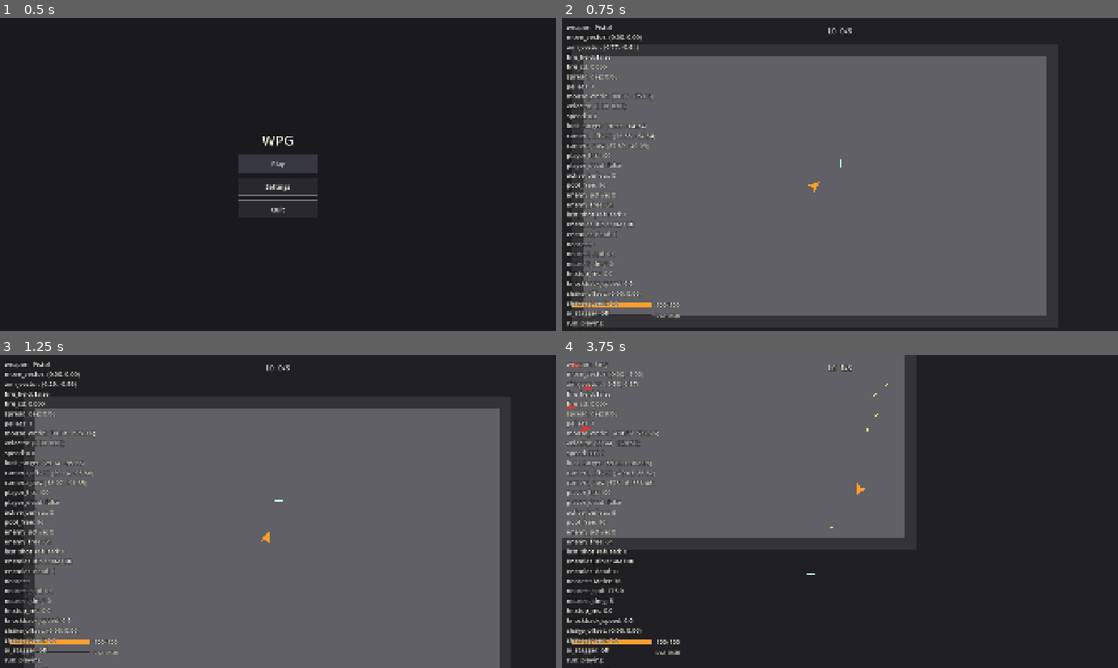
Above: before the commit, frames 1-4 (two rows, left to right).
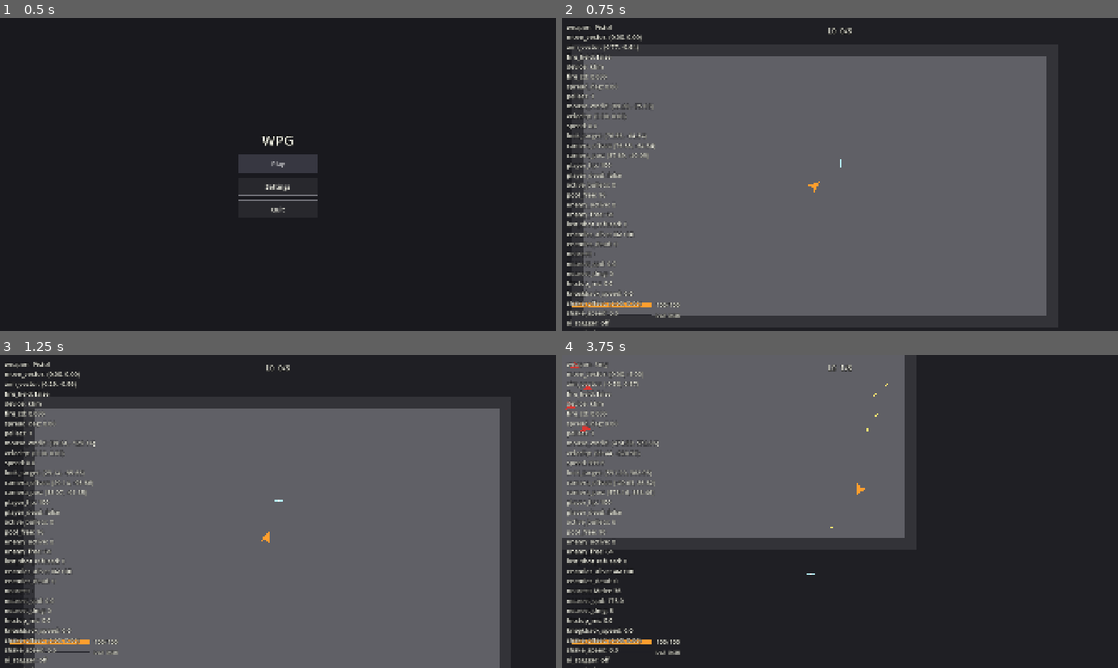
Above: after the commit, the same moments.

Repository: ZhiH2333/WPG
Game: Godot game, scene res://ui/main_menu.tscn
Same seed, same stepped clock (60 frames per second), same inputs: the game is played once before the commit and once after it.
Inputs (mouse positions are in pixels of both pictures, inside the frame that each line leads up to):
- Up to frame 1 (0.5 s): no input
- Up to frame 2 (0.75 s): click "Play" at 0.5 s
- Up to frame 3 (1.25 s): no input
- Up to frame 4 (3.75 s): tap Enter (ui_accept) at 1.25, 1.52, 2.27 s; move the mouse to (962, 495) at 1.27 s; press the mouse at (962, 495) at 1.28 s; hold D (move_right) 1.28-2.03 s; tap 4 (weapon_smg) at 1.55, 2.1 s; move the mouse to (728, 527) at 2.02 s; release the mouse at (728, 527) at 2.03 s; hold S (move_down) 2.03-2.78 s; tap G at 2.3, 2.85 s; move the mouse to (895, 442) at 2.77 s; press the mouse at (895, 442) at 2.78 s; hold D (move_right) 2.78-3.53 s; move the mouse to (812, 574) at 3.52 s; release the mouse at (812, 574) at 3.53 s; hold W (move_up) from 3.53 s (still down); click (812, 574) at 3.6 s

Frame 1 is identical in both runs. In frame 2, 2.3% of the frame differs, in the area x 0-17%, y 14-100%; in frame 3, 2.4%; in frame 4, 2.5%, in the area x 0-18%, y 14-100%.

Commit message:
:sparkles: basic support for controllers

Diff:
--- a/debug/debug_overlay.gd
+++ b/debug/debug_overlay.gd
@@ -86,11 +86,12 @@
 	var fps: int = Engine.get_frames_per_second()
 	var velocity: Vector2 = _read_velocity()
 	var weapon: Weapon = _read_weapon()
-	return "weapon: %s\nmove_vector: %s\naim_vector: %s\nfire_held: %s\nfire_cd: %.3f\nspread_deg: %.2f\npellets …(701 unchanged characters)…
+	return "weapon: %s\nmove_vector: %s\naim_vector: %s\nfire_held: %s\ndevice: %s\nfire_cd: %.3f\nspread_deg: %.2f\npellets …(701 unchanged characters)…
 		_read_weapon_name(weapon),
 		_format_vector(_player_input.move_vector),
 		_format_vector(_player_input.aim_vector),
 		_player_input.fire_held,
+		_read_device_label(),
 		_read_fire_cooldown(weapon),
 		_read_spread(weapon),
 		_read_pellets(weapon),
@@ -149,6 +150,14 @@
 		return "-"
 	return weapon.get_display_name()
 
+func _read_device_label() -> String:
+	if _player_input == null:
+		return "kbm"
+	var id: int = _player_input.get_device_id()
+	if id < 0:
+		return "kbm"
+	return "pad%d" % id
+
 func _read_velocity() -> Vector2:
 	if _player == null:
 		return Vector2.ZERO
--- /dev/null
+++ b/debug/test_gamepad.gd
@@ -0,0 +1,50 @@
+extends Node
+
+## 手柄调试工具：运行 combat_sandbox 后按 G 切换显示。
+var _enabled: bool = false
+var _label: Label
+
+func _ready() -> void:
+	_label = Label.new()
+	_label.position = Vector2(400, 20)
+	add_child(_label)
+	_label.visible = false
+
+func _unhandled_input(event: InputEvent) -> void:
+	if event is InputEventKey:
+		var key: InputEventKey = event as InputEventKey
+		if key.pressed and key.keycode == KEY_G:
+			_enabled = not _enabled
+			_label.visible = _enabled
+			get_viewport().set_input_as_handled()
+
+func _process(_delta: float) -> void:
+	if not _enabled:
+		return
+	var pads: Array[int] = Input.get_connected_joypads()
+	if pads.is_empty():
+		_label.text = "没有连接手柄"
+		return
+	var id: int = pads[0]
+	var left_x: float = Input.get_joy_axis(id, JOY_AXIS_LEFT_X)
+	var left_y: float = Input.get_joy_axis(id, JOY_AXIS_LEFT_Y)
+	var right_x: float = Input.get_joy_axis(id, JOY_AXIS_RIGHT_X)
+	var right_y: float = Input.get_joy_axis(id, JOY_AXIS_RIGHT_Y)
+	var trigger_r: float = (Input.get_joy_axis(id, JOY_AXIS_TRIGGER_RIGHT) + 1.0) * 0.5
+	var rb: bool = Input.is_joy_button_pressed(id, JOY_BUTTON_RIGHT_SHOULDER)
+	var dpad_l: bool = Input.is_joy_button_pressed(id, JOY_BUTTON_DPAD_LEFT)
+	var dpad_u: bool = Input.is_joy_button_pressed(id, JOY_BUTTON_DPAD_UP)
+	var dpad_r: bool = Input.is_joy_button_pressed(id, JOY_BUTTON_DPAD_RIGHT)
+	var dpad_d: bool = Input.is_joy_button_pressed(id, JOY_BUTTON_DPAD_DOWN)
+	_label.text = """手柄 %d（按 G 隐藏）
+左摇杆: (%.2f, %.2f) len=%.2f
+右摇杆: (%.2f, %.2f) len=%.2f
+右扳机: %.2f  RB: %s
+十字键: L=%s U=%s R=%s D=%s
+死区阈值 0.25，扳机阈值 0.45""" % [
+		id,
+		left_x, left_y, Vector2(left_x, left_y).length(),
+		right_x, right_y, Vector2(right_x, right_y).length(),
+		trigger_r, rb,
+		dpad_l, dpad_u, dpad_r, dpad_d,
+	]
--- a/player/player_input.gd
+++ b/player/player_input.gd
@@ -3,23 +3,67 @@
 
 ## 鼠标与玩家过近时不重新归一化，避免 aim_vector 出现 NaN。
 const AIM_DEADZONE_SQ: float = 0.0001
-
-## 全项目唯一输入合同：只产出 move/aim/fire。切枪由 WeaponHost 另读 1/2/3。
+const DEVICE_KEYBOARD: int = -1
+const STICK_DEADZONE: float = 0.25
+const FIRE_TRIGGER: float = 0.45
+const AIM_LEAD_PX: float = 140.0
+const MOUSE_STEAL_PX: float = 2.0
+## 手柄右摇杆转向的非线性平滑，越大转向越快。alpha = 1 - exp(-AIM_TURN_SMOOTHING * delta)，与相机跟随同一手法。
+const AIM_TURN_SMOOTHING: float = 14.0
+const DPAD_BUTTONS: Array[int] = [
+	JOY_BUTTON_DPAD_LEFT,
+	JOY_BUTTON_DPAD_UP,
+	JOY_BUTTON_DPAD_RIGHT,
+	JOY_BUTTON_DPAD_DOWN,
+]
+
+## 全项目唯一输入合同：键鼠或单把手柄（device_id）。只产出 move/aim/fire。切枪仍由 WeaponHost 另读 1/2/3/4 或该手柄十字键。
 var move_vector: Vector2 = Vector2.ZERO
 var aim_vector: Vector2 = Vector2.RIGHT
 var fire_held: bool = false
 var mouse_world_position: Vector2 = Vector2.ZERO
 var _fire_suppressed: bool = false
 var _need_fire_release: bool = false
+var _device_id: int = DEVICE_KEYBOARD
+var _device_pinned: bool = false
+var _weapon_slot_just_pressed: int = -1
+var _dpad_held: PackedByteArray = PackedByteArray()
+var _last_mouse_world: Vector2 = Vector2.ZERO
+var _has_last_mouse: bool = false
 
 func _enter_tree() -> void:
 	## 小于 0 更早处理，让同一帧的朝向、相机、准星读到本帧输入。
 	process_priority = -100
-
-func _process(_delta: float) -> void:
-	update_input()
-
-func update_input() -> void:
+	_dpad_held.resize(4)
+
+func _process(delta: float) -> void:
+	update_input(delta)
+
+func get_device_id() -> int:
+	return _device_id
+
+func set_device_id(id: int) -> void:
+	_device_id = id
+	_device_pinned = true
+
+func get_weapon_slot_just_pressed() -> int:
+	return _weapon_slot_just_pressed
+
+func update_input(delta: float = 0.0) -> void:
+	_weapon_slot_just_pressed = -1
+	if not _device_pinned:
+		_claim_device()
+	if _device_id >= 0 and not _is_joy_connected(_device_id):
+		_device_id = DEVICE_KEYBOARD
+		move_vector = Vector2.ZERO
+		fire_held = false
+		_keep_last_aim()
+		_clear_dpad_held()
+		return
+	if _device_id >= 0:
+		_update_from_joy(delta)
+		return
+	_clear_dpad_held()
 	_update_move_vector()
 	_update_aim_vector()
 	_update_fire_held()
@@ -30,9 +74,118 @@
 		fire_held = false
 		_need_fire_release = true
 		return
-	if Input.is_action_pressed("fire"):
+func _claim_device() -> void:
+	var old_device: int = _device_id
+	if _keyboard_wants_control():
+		_device_id = DEVICE_KEYBOARD
+	else:
+		var claimed: int = DEVICE_KEYBOARD
+		for id: int in Input.get_connected_joypads():
+			if _joy_wants_control(id):
+				claimed = id
+		if claimed != DEVICE_KEYBOARD:
+			_device_id = claimed
+	if _device_id != old_device:
+		fire_held = false
 		_need_fire_release = true
-		fire_held = false
+
+func _keyboard_wants_control() -> bool:
+	if _device_id == DEVICE_KEYBOARD:
+		return false
+	if Input.is_action_pressed("move_left") or Input.is_action_pressed("move_right") or Input.is_action_pressed("move_up") or Input.is_action_pressed("move_down"):
+		return true
+	var viewport: Viewport = get_viewport()
+	if viewport == null:
+		return false
+	var mouse_now: Vector2 = viewport.get_mouse_position()
+	if not _has_last_mouse:
+		_last_mouse_world = mouse_now
+		_has_last_mouse = true
+		return false
+	var moved: bool = mouse_now.distance_to(_last_mouse_world) >= MOUSE_STEAL_PX
+	_last_mouse_world = mouse_now
+	return moved
+
+func _joy_wants_control(id: int) -> bool:
+	if _read_stick(id, JOY_AXIS_LEFT_X, JOY_AXIS_LEFT_Y).length() >= STICK_DEADZONE:
+		return true
+	if _read_stick(id, JOY_AXIS_RIGHT_X, JOY_AXIS_RIGHT_Y).length() >= STICK_DEADZONE:
+		return true
+	if _joy_wants_fire(id):
+		return true
+	for slot: int in DPAD_BUTTONS.size():
+		if Input.is_joy_button_pressed(id, DPAD_BUTTONS[slot]):
+			return true
+	return false
+
+func _joy_wants_fire(id: int) -> bool:
+	## Godot 的扳机轴本身就是 0（松开）～1（扣到底），不需要再从 -1~1 重新映射。
+	var trigger: float = Input.get_joy_axis(id, JOY_AXIS_TRIGGER_RIGHT)
+	if trigger >= FIRE_TRIGGER:
+		return true
+	return Input.is_joy_button_pressed(id, JOY_BUTTON_RIGHT_SHOULDER)
+
+func _update_from_joy(delta: float) -> void:
+	var id: int = _device_id
+	move_vector = _read_move_stick(id)
+	var aim: Vector2 = _read_aim_stick(id)
+	if aim.is_zero_approx():
+		_keep_last_aim()
+	else:
+		aim_vector = _turn_aim_toward(aim_vector, aim, delta)
+	var host: Node2D = get_parent() as Node2D
+	if host != null:
+		mouse_world_position = host.global_position + aim_vector * AIM_LEAD_PX
+	_update_dpad_edges(id)
+	if _fire_suppressed:
+		fire_held = false
+		return
+	var want_fire: bool = _joy_wants_fire(id)
+	if _need_fire_release:
+		if want_fire:
+			fire_held = false
+			return
+		_need_fire_release = false
+	fire_held = want_fire
+
+func _read_stick(id: int, x_axis: int, y_axis: int) -> Vector2:
+	return Vector2(Input.get_joy_axis(id, x_axis), Input.get_joy_axis(id, y_axis))
+
+func _read_move_stick(id: int) -> Vector2:
+	var raw: Vector2 = _read_stick(id, JOY_AXIS_LEFT_X, JOY_AXIS_LEFT_Y)
+	var length: float = raw.length()
+	if length < STICK_DEADZONE:
+		return Vector2.ZERO
+	var scaled: float = clampf((length - STICK_DEADZONE) / (1.0 - STICK_DEADZONE), 0.0, 1.0)
+	return raw * (scaled / length)
+
+func _read_aim_stick(id: int) -> Vector2:
+	var raw: Vector2 = _read_stick(id, JOY_AXIS_RIGHT_X, JOY_AXIS_RIGHT_Y)
+	if raw.length() < STICK_DEADZONE:
+		return Vector2.ZERO
+	return raw.normalized()
+
+func _turn_aim_toward(current: Vector2, target: Vector2, delta: float) -> Vector2:
+	if delta <= 0.0:
+		return target
+	var alpha: float = 1.0 - exp(-AIM_TURN_SMOOTHING * delta)
+	var eased_angle: float = lerp_angle(current.angle(), target.angle(), alpha)
+	return Vector2.RIGHT.rotated(eased_angle)
+
+func _update_dpad_edges(id: int) -> void:
+	for slot: int in DPAD_BUTTONS.size():
+		var pressed: bool = Input.is_joy_button_pressed(id, DPAD_BUTTONS[slot])
+		var was_held: bool = _dpad_held[slot] != 0
+		if pressed and not was_held and _weapon_slot_just_pressed < 0:
+			_weapon_slot_just_pressed = slot
+		_dpad_held[slot] = 1 if pressed else 0
+
+func _clear_dpad_held() -> void:
+	for slot: int in _dpad_held.size():
+		_dpad_held[slot] = 0
+
+func _is_joy_connected(id: int) -> bool:
+	return Input.get_connected_joypads().has(id)
 
 func _update_move_vector() -> void:
 	move_vector = Input.get_vector("move_left", "move_right", "move_up", "move_down")
--- a/player/weapon_host.gd
+++ b/player/weapon_host.gd
@@ -1,17 +1,19 @@
 extends Node
 class_name WeaponHost
 
-## 切枪不进输入合同三量；只读 1/2/3/4，转发给当前武器。
+## 切枪不进输入合同三量；只读 1/2/3/4 或当前手柄十字键，转发给当前武器。
 var _weapons: Array[Weapon] = []
 var _current_index: int = 0
 var _switch_locked: bool = false
 var _switch_suppressed: bool = false
+var _player_input: PlayerInput
 
 func _ready() -> void:
 	_collect_weapons()
 	_activate_index(0)
 
 func bind_player_input(player_input: PlayerInput) -> void:
+	_player_input = player_input
 	for weapon: Weapon in _weapons:
 		weapon.bind_player_input(player_input)
 
@@ -87,6 +89,12 @@
 		return
 	if Input.is_action_just_pressed("weapon_smg"):
 		_activate_index(3)
+		return
+	if _player_input == null:
+		return
+	var slot: int = _player_input.get_weapon_slot_just_pressed()
+	if slot >= 0:
+		_activate_index(slot)
 
 func _collect_weapons() -> void:
 	_weapons.clear()
--- a/sandbox/combat_sandbox.gd
+++ b/sandbox/combat_sandbox.gd
@@ -42,6 +42,9 @@
 	_bind_window_cursor()
 	_sync_system_cursor()
 
+	var gamepad_debug: Node = preload("res://debug/test_gamepad.gd").new()
+	add_child(gamepad_debug)
+
 func _exit_tree() -> void:
 	Input.mouse_mode = Input.MOUSE_MODE_VISIBLE
 
@@ -60,6 +63,11 @@
 
 func _unhandled_input(event: InputEvent) -> void:
 	if event.is_action_pressed("ui_cancel"):
+		get_viewport().set_input_as_handled()
+		get_tree().change_scene_to_file(MENU_SCENE)
+		return
+	var joy_button: InputEventJoypadButton = event as InputEventJoypadButton
+	if joy_button != null and joy_button.pressed and joy_button.button_index == JOY_BUTTON_START:
 		get_viewport().set_input_as_handled()
 		get_tree().change_scene_to_file(MENU_SCENE)
 		return
@@ -108,6 +116,7 @@
 	_upgrade_applier.capture_baseline()
 	_upgrade_applier.apply_owned()
 	_upgrade_offer.bind_session(_run_session)
+	_upgrade_offer.bind_player_input(player_input)
 	_upgrade_offer.picked.connect(_on_upgrade_picked)
 	_run_summary.bind_run_session(_run_session)
 	_debug_overlay.bind_run_session(_run_session)
--- a/ui/upgrade_offer.gd
+++ b/ui/upgrade_offer.gd
@@ -9,6 +9,7 @@
 var _cards: Array[Button] = []
 var _titles: Array[Label] = []
 var _descs: Array[Label] = []
+var _player_input: PlayerInput
 
 @onready var _card_root: HBoxContainer = $Root/Center/Column/Cards
 
@@ -37,6 +38,9 @@
 func bind_session(_session: RunSession) -> void:
 	pass
 
+func bind_player_input(player_input: PlayerInput) -> void:
+	_player_input = player_input
+
 func is_open() -> bool:
 	return _open
 
@@ -59,6 +63,13 @@
 	for def: UpgradeDef in _defs:
 		parts.append(String(def.id))
 	return ",".join(parts)
+
+func _process(_delta: float) -> void:
+	if not _open or _player_input == null:
+		return
+	var slot: int = _player_input.get_weapon_slot_just_pressed()
+	if slot >= 0 and slot <= 2:
+		_pick_index(slot)
 
 func _input(event: InputEvent) -> void:
 	if not _open:
Not shown, added: debug/test_gamepad.gd.uid
Not shown, changed: README.md
